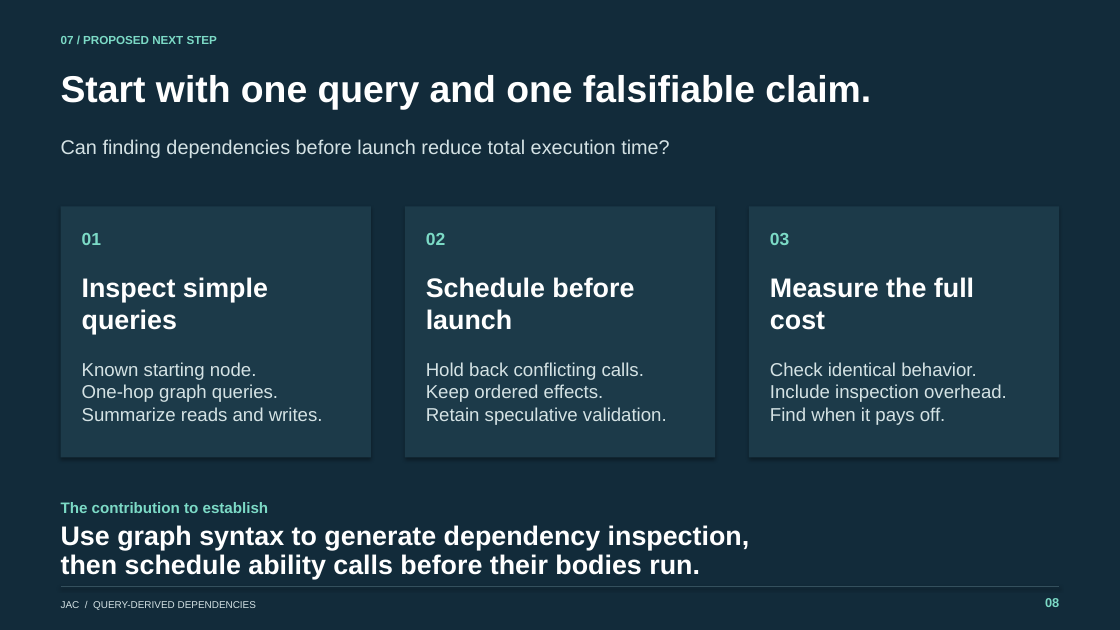
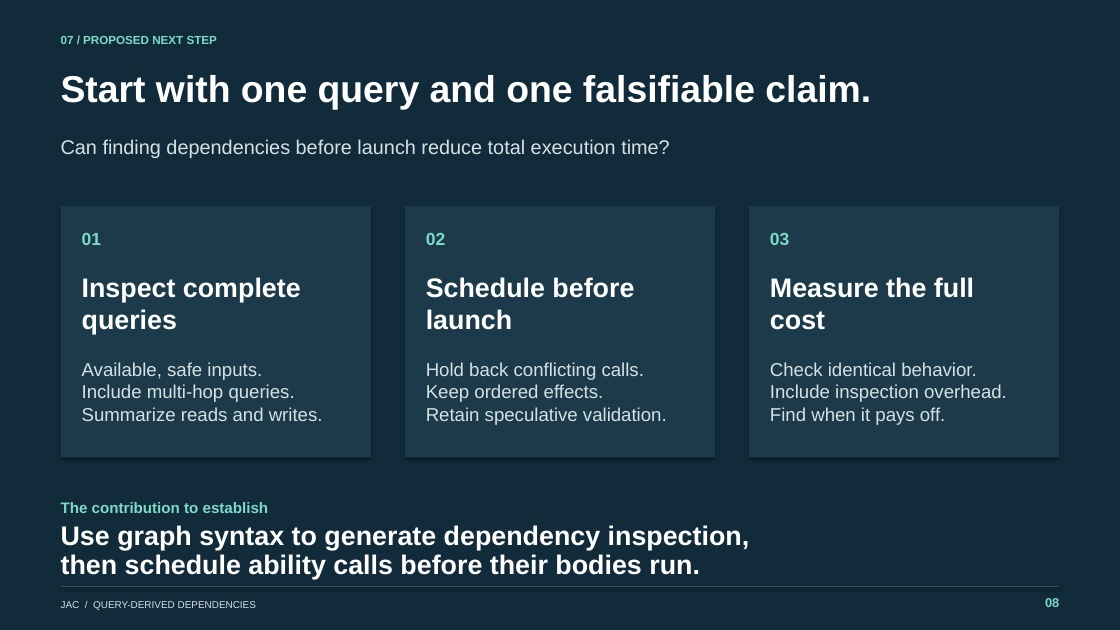
Before and after one commit to Gorgeous-Patrick/jaseci, a slide deck: slide 8 of artifacts/jac-dependency-advisor/jac_dependency_idea.pptx. Drawn at 1120x630 pixels with LibreOffice and Linux fonts; fonts in the diff are those of the drawing. Boxes give left, top, right and bottom in pixels: in the first picture for what was removed or moved away, otherwise in the second. Text is boxed around its words. In the diff, an @@ line names an element or a change of style, - is before the commit and + after.

```diff
--- a/artifacts/jac-dependency-advisor/jac_dependency_idea.pptx
+++ b/artifacts/jac-dependency-advisor/jac_dependency_idea.pptx
@@ text at [82, 277, 301, 302]: text changed @@
-Inspect simple
+Inspect complete
@@ text at [82, 362, 295, 402]: text changed @@
-Known starting node.
-One-hop graph queries.
+Available, safe inputs.
+Include multi-hop queries.
```
Also in this commit, not shown: 8 other files.
